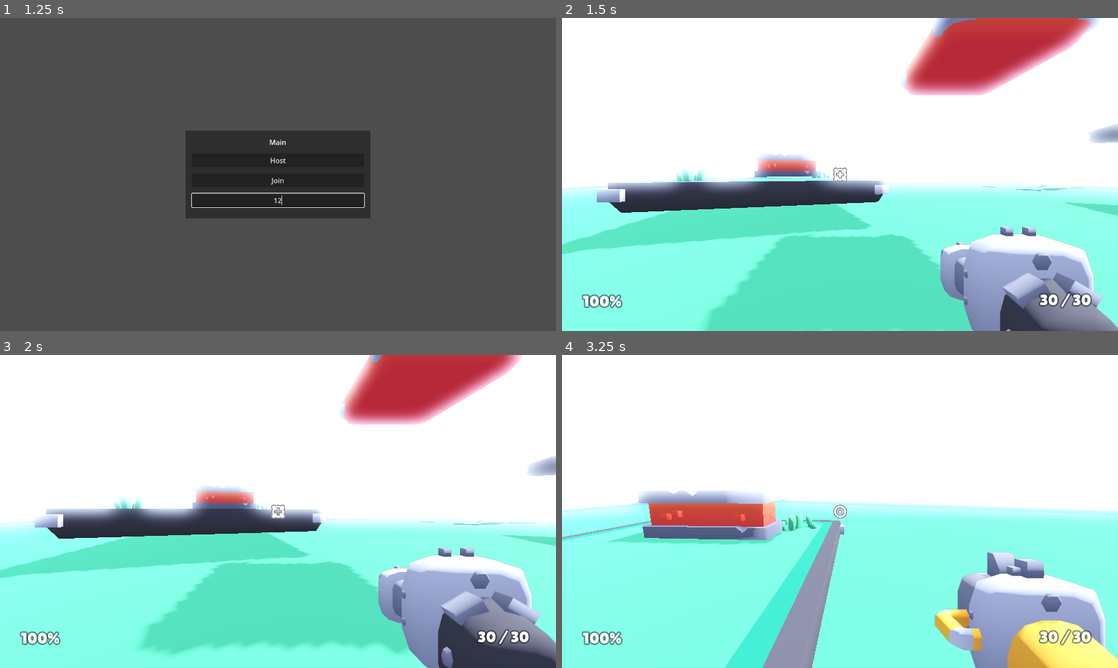
Above: before the commit, frames 1-4 (two rows, left to right).
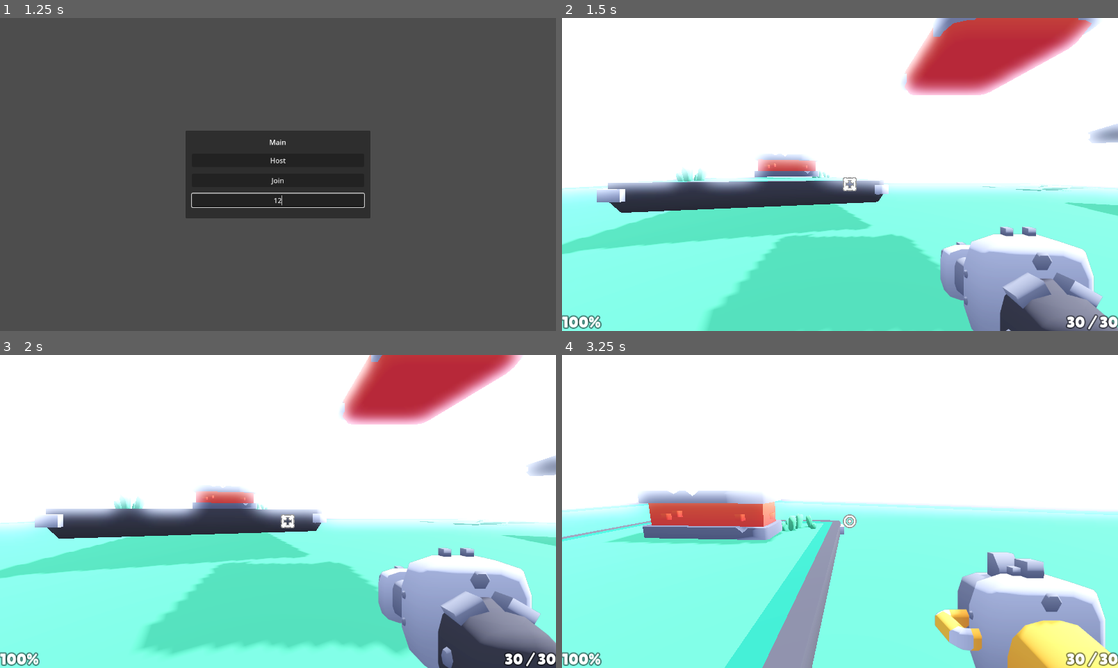
Above: after the commit, the same moments.

Repository: maidangkhanh/Blasher
Game: Godot game, scene res://scenes/main.tscn
The game is run twice, just before and just after one commit, with the same random seed, the same clock (stepped at 60 frames per second) and the same inputs.
Inputs (mouse positions are in pixels of both pictures, inside the frame that each line leads up to):
- Up to frame 1 (1.25 s): click (278, 199) at 0.52 s; type "12" at 0.6 s
- Up to frame 2 (1.5 s): click "Host" at 1.25 s
- Up to frame 3 (2 s): no input
- Up to frame 4 (3.25 s): tap Enter at 2 s; move the mouse to (867, 511) at 2.02 s; hold W (move_forward) from 2.03 s (still down); click (867, 511) at 2.1 s; tap Space (jump) at 2.27, 3.02 s; move the mouse to (812, 511) at 2.77 s; tap E (weapon_toggle) at 2.85 s

Frame 1 is identical in both runs. In frame 2, 1.3% of the frame differs, in the area x 0-100%, y 47-100%; in frame 3, 1.3%; in frame 4, 1.4%.

Commit message:
fix multiplayer hud

Diff:
--- a/Starter-Kit-FPS-44334edba0bd0d6efa00fbe5c6fe5b5813655302/objects/hud.tscn
+++ /dev/null
@@ -1,83 +0,0 @@
-[gd_scene load_steps=7 format=3 uid="uid://cfd7c0lk857ng"]
-
-[ext_resource type="Script" path="res://scripts/hud.gd" id="1_fv6p5"]
-[ext_resource type="FontFile" uid="uid://biqtga8moh7ah" path="res://fonts/lilita_one_regular.ttf" id="2_4od7x"]
-
-[sub_resource type="LabelSettings" id="LabelSettings_fpmwk"]
-font = ExtResource("2_4od7x")
-font_size = 36
-outline_size = 12
-outline_color = Color(0, 0, 0, 0.470588)
-
-[sub_resource type="LabelSettings" id="LabelSettings_dq8fl"]
-font = ExtResource("2_4od7x")
-font_size = 36
-outline_size = 12
-outline_color = Color(0, 0, 0, 0.470588)
-
-[sub_resource type="StyleBoxFlat" id="StyleBoxFlat_viv68"]
-bg_color = Color(0, 0, 0, 0.705882)
-
-[sub_resource type="StyleBoxFlat" id="StyleBoxFlat_7rt5i"]
-bg_color = Color(0, 1, 0, 1)
-
-[node name="HUD" type="CanvasLayer"]
-script = ExtResource("1_fv6p5")
-
-[node name="Crosshair" type="TextureRect" parent="."]
-anchors_preset = 8
-anchor_left = 0.5
-anchor_top = 0.5
-anchor_right = 0.5
-anchor_bottom = 0.5
-offset_left = -20.0
-offset_top = -20.0
-offset_right = 20.0
-offset_bottom = 20.0
-grow_horizontal = 2
-grow_vertical = 2
-scale = Vector2(0.35, 0.35)
-pivot_offset = Vector2(64, 64)
-
-[node name="Health" type="Label" parent="."]
-offset_left = 48.0
-offset_top = 627.0
-offset_right = 138.0
-offset_bottom = 672.0
-size_flags_horizontal = 0
-size_flags_vertical = 8
-text = "100%"
-label_settings = SubResource("LabelSettings_fpmwk")
-vertical_alignment = 2
-
-[node name="Gun HUD" type="Node" parent="."]
-
-[node name="Ammo" type="Label" parent="Gun HUD"]
-offset_left = 1100.0
-offset_top = 627.0
-offset_right = 1229.0
-offset_bottom = 672.0
-text = "30 / 30"
-label_settings = SubResource("LabelSettings_dq8fl")
-
-[node name="ReloadingBar" type="ProgressBar" parent="Gun HUD"]
-visible = false
-offset_left = 1102.0
-offset_top = 586.0
-offset_right = 1218.0
-offset_bottom = 613.0
-theme_override_styles/background = SubResource("StyleBoxFlat_viv68")
-theme_override_styles/fill = SubResource("StyleBoxFlat_7rt5i")
-show_percentage = false
-
-[node name="ReloadingText" type="Label" parent="Gun HUD"]
-visible = false
-offset_left = 1080.0
-offset_top = 537.0
-offset_right = 1235.0
-offset_bottom = 582.0
-text = "Reloading"
-label_settings = SubResource("LabelSettings_dq8fl")
-
-[node name="ReloadTimer" type="Timer" parent="Gun HUD"]
-one_shot = true
--- a/Starter-Kit-FPS-44334edba0bd0d6efa00fbe5c6fe5b5813655302/objects/player.gd
+++ b/Starter-Kit-FPS-44334edba0bd0d6efa00fbe5c6fe5b5813655302/objects/player.gd
@@ -31,8 +31,7 @@
 
 var tween:Tween
 
-signal health_updated
-
+signal health_updated(health)
 signal ammo_updated(ammo_description)
 signal reloading_start(reload_time)
 signal reloading_finish
@@ -45,6 +44,7 @@
 @onready var sound_footsteps = $SoundFootsteps
 @onready var blaster_cooldown = $Cooldown
 @onready var reload_timer = $"Reload Timer"
+@onready var tps_graphic = $"Head/Camera/TPSGraphic"
 
 @export var crosshair:TextureRect
 
@@ -59,11 +59,12 @@
 	Input.mouse_mode = Input.MOUSE_MODE_CAPTURED
 	camera.current = true
 
-	crosshair = get_node("HUD/Crosshair")
+	crosshair = get_tree().root.get_node("Main/CanvasLayer/Crosshair")
 	initiate_change_weapon(weapon_index)
 
 func _physics_process(delta):
 	if not is_multiplayer_authority(): return
+
 	# Handle functions
 
 	handle_controls(delta)
@@ -113,10 +114,10 @@
 	# 	reset_scence()
 
 # Mouse movement
-func _unhandled_input(event):
+func _input(event):
 	if not is_multiplayer_authority(): return
+
 	if event is InputEventMouseMotion and mouse_captured:
-
 		rotate_y(-event.relative.x * .005)
 		camera.rotate_x(-event.relative.y * .005)
 		camera.rotation.x = clamp(camera.rotation.x, -PI/2, PI/2)
@@ -328,3 +329,12 @@
 	for _weapon in weapons:
 		_weapon.current_ammo = _weapon.max_ammo
 	get_tree().reload_current_scene()
+
+@rpc("call_remote")
+func handle_tps_graphic():
+	for n in tps_graphic.get_children():
+		tps_graphic.remove_child(n)
+
+	var weapon_model = weapon.model.instantiate()
+	tps_graphic.add_child(weapon_model)
+	weapon_model.rotation = camera.rotation
--- a/Starter-Kit-FPS-44334edba0bd0d6efa00fbe5c6fe5b5813655302/objects/player.tscn
+++ b/Starter-Kit-FPS-44334edba0bd0d6efa00fbe5c6fe5b5813655302/objects/player.tscn
@@ -1,10 +1,9 @@
-[gd_scene load_steps=11 format=3 uid="uid://dl2ed4gkybggf"]
+[gd_scene load_steps=10 format=3 uid="uid://dl2ed4gkybggf"]
 
 [ext_resource type="Script" path="res://objects/player.gd" id="1_ffboj"]
 [ext_resource type="Resource" uid="uid://cu2gtxlcmbb34" path="res://weapons/blaster-repeater.tres" id="2_6epbw"]
 [ext_resource type="Texture2D" uid="uid://8ggihh27mlrr" path="res://sprites/blob_shadow.png" id="2_b0fo8"]
 [ext_resource type="Resource" uid="uid://c56y8pqoyk15f" path="res://weapons/blaster.tres" id="3_kr4p8"]
-[ext_resource type="PackedScene" uid="uid://cfd7c0lk857ng" path="res://objects/hud.tscn" id="4_di3q1"]
 [ext_resource type="SpriteFrames" uid="uid://dbv3sy5qjatnl" path="res://sprites/burst_animation.tres" id="4_m6ukc"]
 [ext_resource type="AudioStream" uid="uid://cydjn1ct3hps2" path="res://sounds/walking.ogg" id="5_ics1s"]
 
@@ -34,8 +33,6 @@
 script = ExtResource("1_ffboj")
 weapons = Array[Resource("res://scripts/weapon.gd")]([ExtResource("2_6epbw"), ExtResource("3_kr4p8")])
 
-[node name="HUD" parent="." instance=ExtResource("4_di3q1")]
-
 [node name="Mesh" type="MeshInstance3D" parent="."]
 transform = Transform3D(1, 0, 0, 0, 1, 0, 0, 0, 1, 0, 0.55, 0)
 mesh = SubResource("CapsuleMesh_3aoqg")
@@ -47,9 +44,10 @@
 [node name="Head" type="Node3D" parent="."]
 transform = Transform3D(1, 0, 0, 0, 1, 0, 0, 0, 1, 0, 1, 0)
 
+[node name="# DO NOT ENABLE CURRENT ON CAMERA" type="Node" parent="Head"]
+
 [node name="Camera" type="Camera3D" parent="Head"]
 cull_mask = 1048573
-current = true
 fov = 80.0
 
 [node name="SubViewportContainer" type="SubViewportContainer" parent="Head/Camera"]
@@ -86,6 +84,8 @@
 collision_mask = 3
 collide_with_areas = true
 
+[node name="TPSGraphic" type="Node3D" parent="Head/Camera"]
+
 [node name="Shadow" type="Decal" parent="."]
 transform = Transform3D(1, 0, 0, 0, 1, 0, 0, 0, 1, 0, -0.9, 0)
 size = Vector3(1, 2, 1)
@@ -106,9 +106,4 @@
 [node name="MultiplayerSynchronizer" type="MultiplayerSynchronizer" parent="."]
 replication_config = SubResource("SceneReplicationConfig_3ocir")
 
-[connection signal="ammo_updated" from="." to="HUD" method="_on_player_ammo_updated"]
-[connection signal="health_updated" from="." to="HUD" method="_on_player_health_updated"]
-[connection signal="reload_interupt" from="." to="HUD" method="_on_player_reload_interupt"]
-[connection signal="reloading_finish" from="." to="HUD" method="_on_player_reloading_finish"]
-[connection signal="reloading_start" from="." to="HUD" method="_on_player_reloading_start"]
 [connection signal="timeout" from="Reload Timer" to="." method="_on_reload_timer_timeout"]
--- a/Starter-Kit-FPS-44334edba0bd0d6efa00fbe5c6fe5b5813655302/scenes/main.gd
+++ b/Starter-Kit-FPS-44334edba0bd0d6efa00fbe5c6fe5b5813655302/scenes/main.gd
@@ -2,6 +2,9 @@
 
 @onready var main_menu =$CanvasLayer/MainMenu
 @onready var address_entry = $CanvasLayer/MainMenu/MarginContainer/VBoxContainer/AddressEntry
+@onready var players = $Players
+@onready var hud = $CanvasLayer/HUD
+@onready var crosshair = $CanvasLayer/Crosshair
 
 const Player = preload("res://objects/player.tscn")
 const PORT = 9999
@@ -10,6 +13,8 @@
 
 func _on_host_button_pressed():
 	main_menu.hide()
+	hud.show()
+	crosshair.show()
 
 	enet_peer.create_server(PORT)
 	multiplayer.multiplayer_peer = enet_peer
@@ -22,6 +27,8 @@
 
 func _on_join_button_pressed():
 	main_menu.hide()
+	hud.show()
+	crosshair.show()
 
 	enet_peer.create_client("localhost", PORT)
 	multiplayer.multiplayer_peer = enet_peer
@@ -29,8 +36,9 @@
 func add_player(peer_id):
 	var player = Player.instantiate()
 	player.name = str(peer_id)
-	add_child(player)
-	print(str(player.name) + str(player.camera.position))
+	players.add_child(player)
+	if player.is_multiplayer_authority():
+		connect_signals(player)
 
 func remove_player(peer_id):
 	var player = get_node_or_null(str(peer_id))
@@ -52,3 +60,16 @@
 		"UPNP Port Mapping Failed! Error %s" % map_result)
 
 	print("Success! Join Address: %s" % upnp.query_external_address())
+
+
+func _on_multiplayer_spawner_spawned(node):
+	if node.is_multiplayer_authority():
+		connect_signals(node)
+
+
+func connect_signals(node):
+		node.ammo_updated.connect(hud._on_player_ammo_updated)
+		node.reloading_start.connect(hud._on_player_reloading_start)
+		node.reloading_finish.connect(hud._on_player_reloading_finish)
+		node.reload_interupt.connect(hud._on_player_reload_interupt)
+		node.health_updated.connect(hud._on_player_health_updated)
--- a/Starter-Kit-FPS-44334edba0bd0d6efa00fbe5c6fe5b5813655302/scenes/main.tscn
+++ b/Starter-Kit-FPS-44334edba0bd0d6efa00fbe5c6fe5b5813655302/scenes/main.tscn
@@ -1,11 +1,31 @@
-[gd_scene load_steps=7 format=3 uid="uid://dxvvlck8lej3f"]
+[gd_scene load_steps=13 format=3 uid="uid://dxvvlck8lej3f"]
 
 [ext_resource type="Script" path="res://scenes/main.gd" id="1_lohhv"]
 [ext_resource type="Environment" uid="uid://jvmpkdwaeaq" path="res://scenes/main-environment.tres" id="1_q8fpv"]
+[ext_resource type="Script" path="res://scripts/hud.gd" id="2_hgkro"]
+[ext_resource type="FontFile" uid="uid://biqtga8moh7ah" path="res://fonts/lilita_one_regular.ttf" id="3_ywv7x"]
 [ext_resource type="PackedScene" uid="uid://dpm3l05d7fu35" path="res://objects/platform.tscn" id="5_3s40e"]
 [ext_resource type="PackedScene" uid="uid://r7rt7pth4u7o" path="res://objects/wall_low.tscn" id="5_6vel1"]
 [ext_resource type="PackedScene" uid="uid://c71evdjblk5wp" path="res://objects/wall_high.tscn" id="7_cabne"]
 [ext_resource type="PackedScene" uid="uid://bvx5cvigosg0s" path="res://objects/platform_large_grass.tscn" id="7_wggef"]
+
+[sub_resource type="LabelSettings" id="LabelSettings_hjpmg"]
+font = ExtResource("3_ywv7x")
+font_size = 36
+outline_size = 12
+outline_color = Color(0, 0, 0, 0.470588)
+
+[sub_resource type="LabelSettings" id="LabelSettings_hwgvc"]
+font = ExtResource("3_ywv7x")
+font_size = 36
+outline_size = 12
+outline_color = Color(0, 0, 0, 0.470588)
+
+[sub_resource type="StyleBoxFlat" id="StyleBoxFlat_3h1bp"]
+bg_color = Color(0, 0, 0, 0.705882)
+
+[sub_resource type="StyleBoxFlat" id="StyleBoxFlat_gbcyq"]
+bg_color = Color(0, 1, 0, 1)
 
 [node name="Main" type="Node3D"]
 script = ExtResource("1_lohhv")
@@ -53,6 +73,61 @@
 layout_mode = 2
 placeholder_text = "Adress"
 alignment = 1
+
+[node name="HUD" type="PanelContainer" parent="CanvasLayer"]
+visible = false
+self_modulate = Color(1, 1, 1, 0)
+anchors_preset = 15
+anchor_right = 1.0
+anchor_bottom = 1.0
+grow_horizontal = 2
+grow_vertical = 2
+script = ExtResource("2_hgkro")
+
+[node name="Health" type="Label" parent="CanvasLayer/HUD"]
+layout_mode = 2
+size_flags_horizontal = 0
+size_flags_vertical = 8
+text = "100%"
+label_settings = SubResource("LabelSettings_hjpmg")
+vertical_alignment = 2
+
+[node name="Gun HUD" type="VBoxContainer" parent="CanvasLayer/HUD"]
+layout_mode = 2
+size_flags_horizontal = 8
+size_flags_vertical = 8
+alignment = 1
+
+[node name="ReloadingText" type="Label" parent="CanvasLayer/HUD/Gun HUD"]
+visible = false
+layout_mode = 2
+text = "Reloading"
+label_settings = SubResource("LabelSettings_hwgvc")
+
+[node name="ReloadingBar" type="ProgressBar" parent="CanvasLayer/HUD/Gun HUD"]
+visible = false
+layout_mode = 2
+theme_override_styles/background = SubResource("StyleBoxFlat_3h1bp")
+theme_override_styles/fill = SubResource("StyleBoxFlat_gbcyq")
+show_percentage = false
+
+[node name="Ammo" type="Label" parent="CanvasLayer/HUD/Gun HUD"]
+layout_mode = 2
+text = "30 / 30"
+label_settings = SubResource("LabelSettings_hwgvc")
+
+[node name="ReloadTimer" type="Timer" parent="CanvasLayer/HUD/Gun HUD"]
+one_shot = true
+
+[node name="Crosshair" type="TextureRect" parent="CanvasLayer"]
+visible = false
+offset_left = 640.0
+offset_top = 360.0
+offset_right = 640.0
+offset_bottom = 360.0
+scale = Vector2(0.35, 0.35)
+size_flags_horizontal = 4
+size_flags_vertical = 4
 
 [node name="WorldEnvironment" type="WorldEnvironment" parent="."]
 environment = ExtResource("1_q8fpv")
@@ -107,9 +182,12 @@
 
 [node name="Decoration" type="Node" parent="."]
 
+[node name="Players" type="Node" parent="."]
+
 [node name="MultiplayerSpawner" type="MultiplayerSpawner" parent="."]
 _spawnable_scenes = PackedStringArray("res://objects/player.tscn")
-spawn_path = NodePath("..")
+spawn_path = NodePath("../Players")
 
 [connection signal="pressed" from="CanvasLayer/MainMenu/MarginContainer/VBoxContainer/HostButton" to="." method="_on_host_button_pressed"]
 [connection signal="pressed" from="CanvasLayer/MainMenu/MarginContainer/VBoxContainer/JoinButton" to="." method="_on_join_button_pressed"]
+[connection signal="spawned" from="MultiplayerSpawner" to="." method="_on_multiplayer_spawner_spawned"]
--- a/Starter-Kit-FPS-44334edba0bd0d6efa00fbe5c6fe5b5813655302/scripts/hud.gd
+++ b/Starter-Kit-FPS-44334edba0bd0d6efa00fbe5c6fe5b5813655302/scripts/hud.gd
@@ -1,4 +1,4 @@
-extends CanvasLayer
+extends Node
 
 @onready var ammo_hud = $"Gun HUD/Ammo"
 @onready var reloading_text = $"Gun HUD/ReloadingText"
@@ -7,7 +7,6 @@
 
 func _on_player_ammo_updated(ammo_description):
 	ammo_hud.text = str(ammo_description)
-
 
 func _on_player_reloading_finish():
 	reloading_bar.hide()
